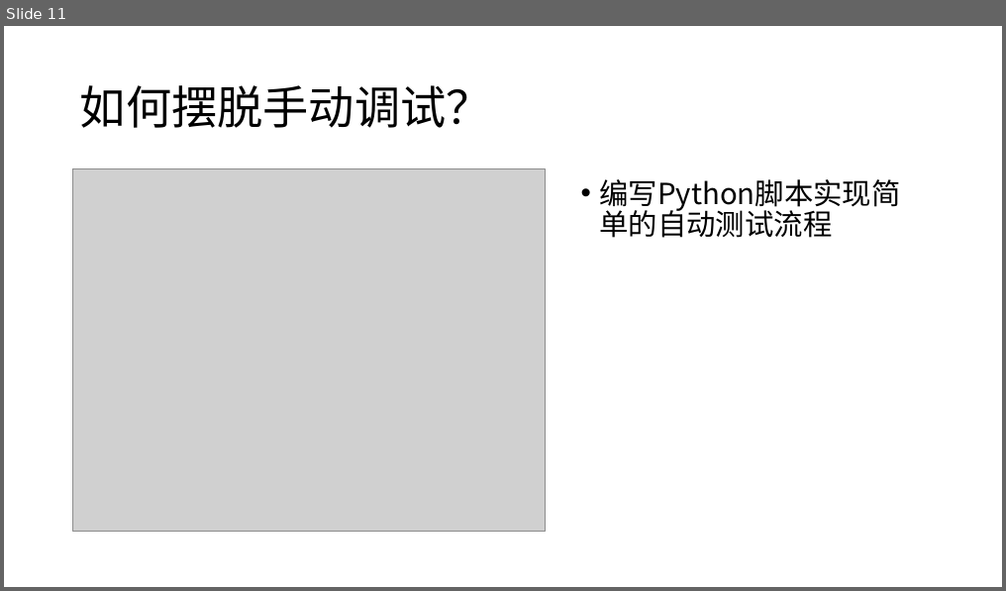
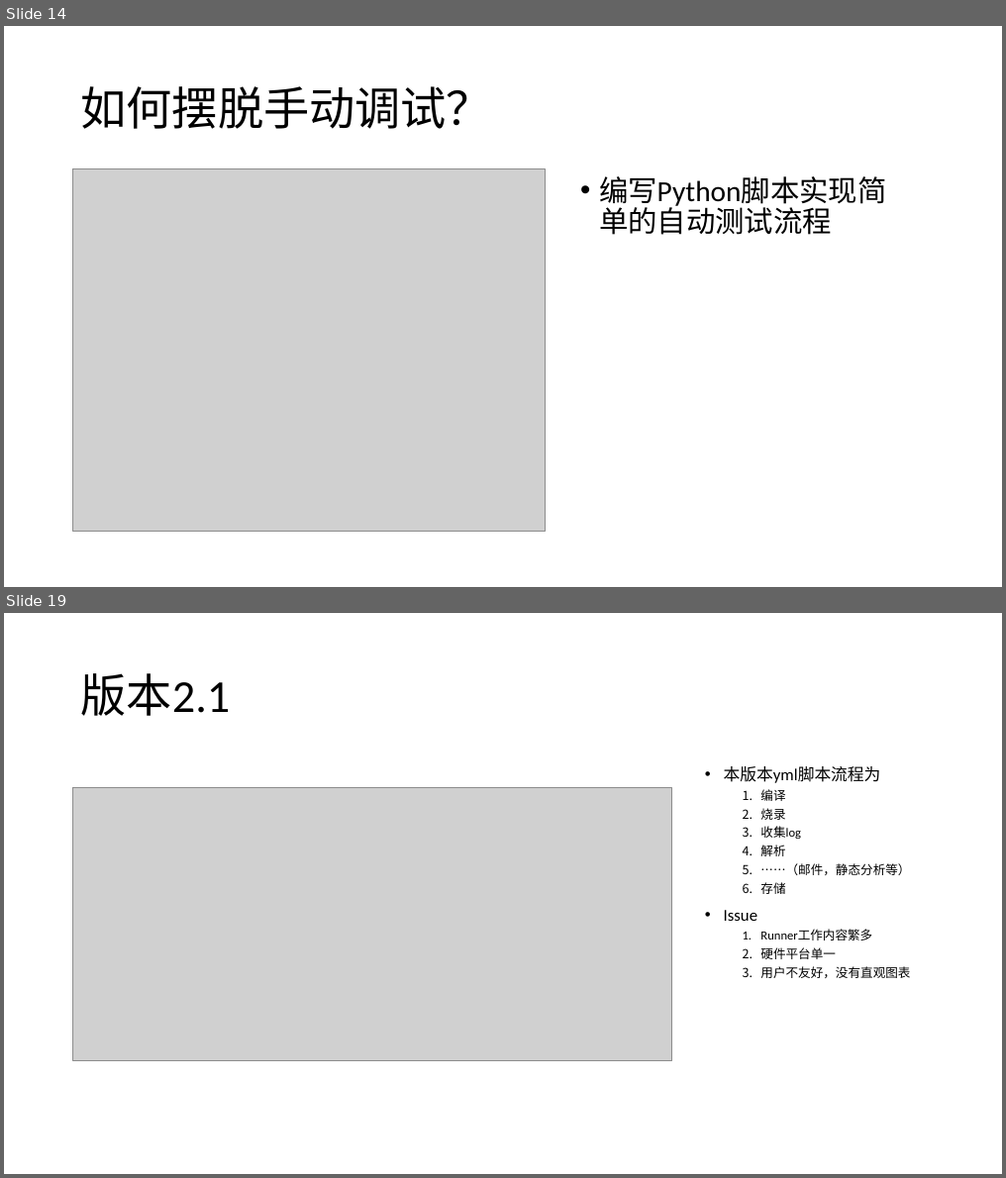
Before and after one commit to whitebkues1/ppt, a slide deck: xianzheng.pptx. Shown one above the other, each under a label of ours: slide 11 before the commit, slides 14 and 19 after it; the slides between them are not shown. The pictures are 1006x591 and 1006x1178 pixels, drawn with LibreOffice and Linux fonts; fonts in the diff are those of the drawing; grey boxes stand for pictures. Boxes give left, top, right and bottom in pixels: in the first picture for what was removed or moved away, otherwise in the second. Text is boxed around its words. In the diff, an @@ line names an element or a change of style, - is before the commit and + after.

```diff
--- a/xianzheng.pptx
+++ b/xianzheng.pptx
@@ slide 19 added at bbox=[4, 613, 1002, 1174], background #FFFFFF @@
@@ title added at bbox=[80, 673, 230, 716], 44 pt, text #000000 @@
+版本2.1
@@ picture added at bbox=[73, 788, 672, 1061] @@
@@ text added at bbox=[724, 766, 910, 978], 12 pt, text #000000 @@
+• 本版本yml脚本流程为
+  1. 编译
+  2. 烧录
+  3. 收集log
+  4. 解析
+  5. ……（邮件，静态分析等）
+  6. 存储
+• Issue
+  1. Runner工作内容繁多
+  2. 硬件平台单一
+  3. 用户不友好，没有直观图表
@@ what was slide 11 is now slide 14 @@
@@ slide 14 changed as well @@
@@ text "编写Python脚本实现简单的自动测试流程" at bbox=[599, 176, 886, 209]: font Noto Sans CJK SC to Calibri @@
```
Also in this commit, not shown: 14 other slides changed, 7 other slides added, 3 slides removed, 11 other files.
